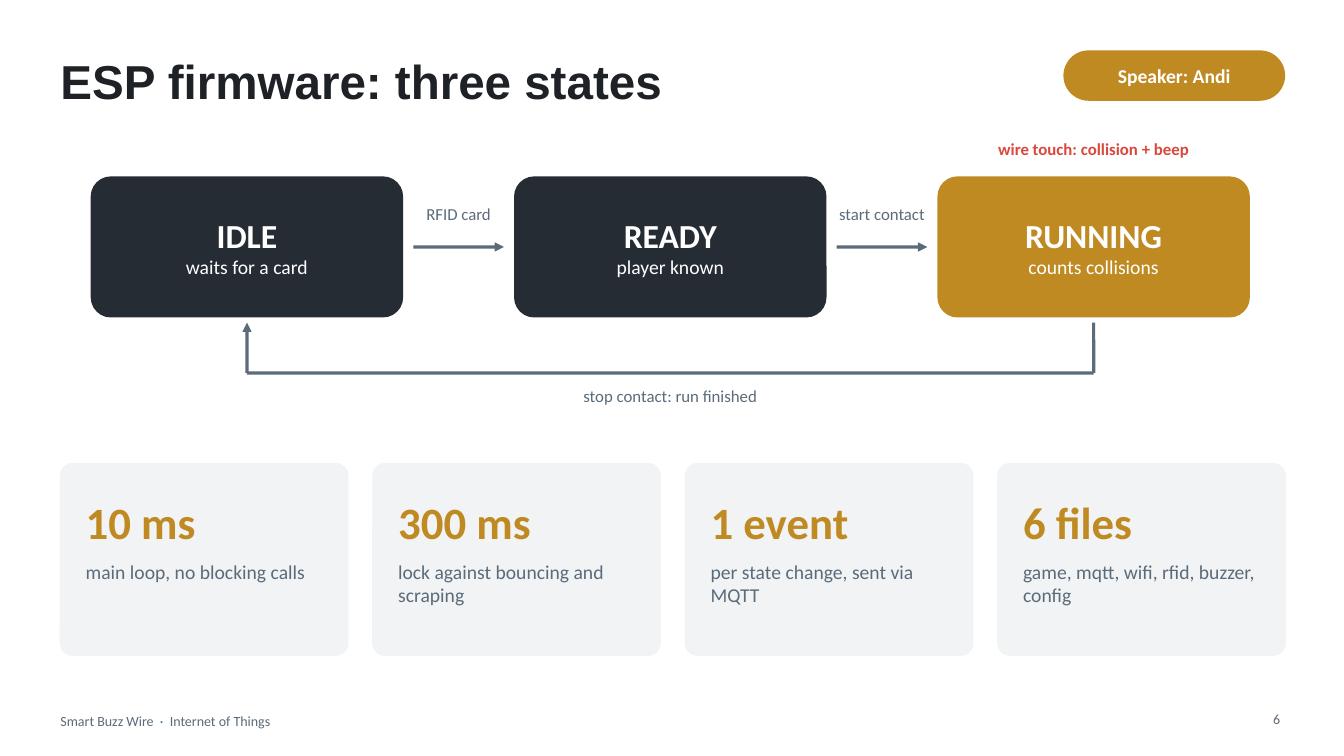
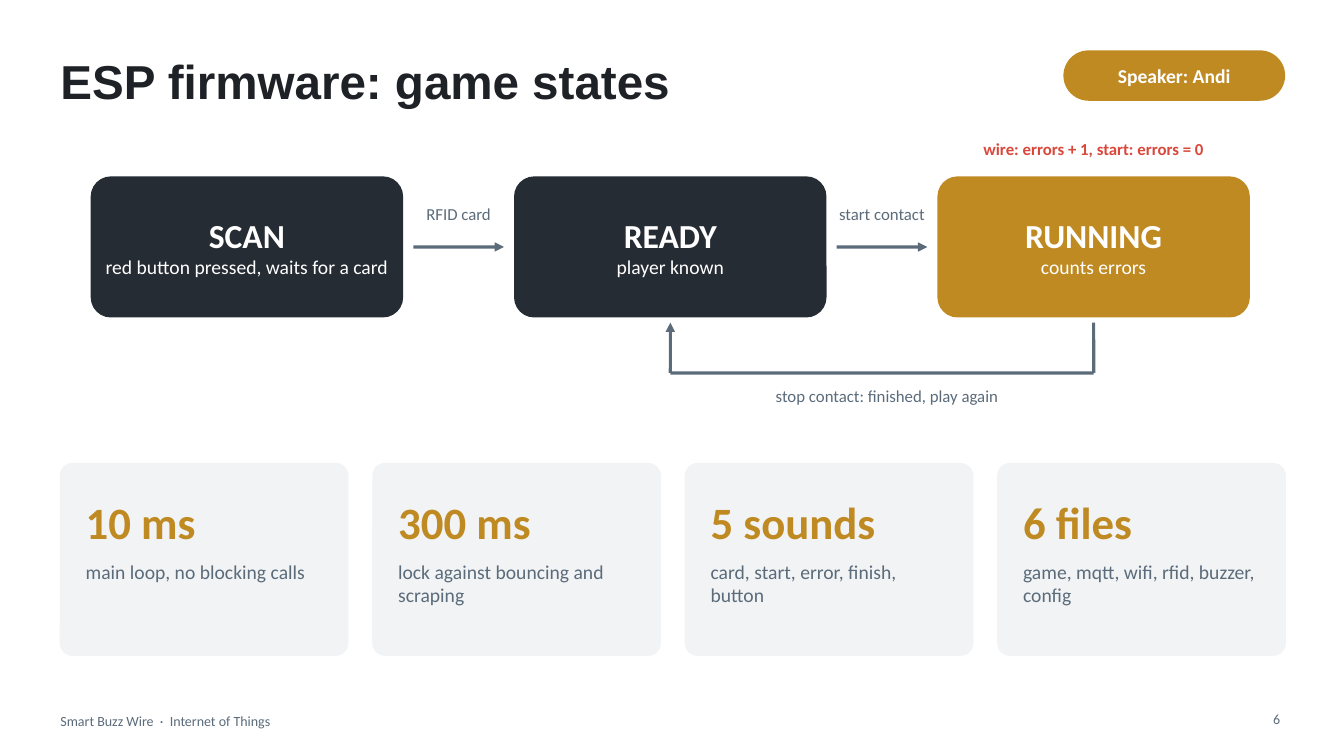
Before and after one commit to NikaV2610/iot-buzz-wire, a slide deck: slide 6 of docs/SmartBuzzWire_Presentation.pptx. Drawn at 1344x756 pixels with LibreOffice and Linux fonts; fonts in the diff are those of the drawing. Boxes give left, top, right and bottom in pixels: in the first picture for what was removed or moved away, otherwise in the second. Text is boxed around its words. In the diff, an @@ line names an element or a change of style, - is before the commit and + after.

```diff
--- a/docs/SmartBuzzWire_Presentation.pptx
+++ b/docs/SmartBuzzWire_Presentation.pptx
@@ title at box(60, 64, 669, 109): text changed @@
-ESP firmware: three states
+ESP firmware: game states
@@ text at box(983, 143, 1203, 157): text changed @@
-wire touch: collision + beep
+wire: errors + 1, start: errors = 0
@@ text in rounded rectangle at box(106, 226, 387, 277): text changed @@
-IDLE
-waits for a card
+SCAN
+red button pressed, waits for a card
@@ text in rounded rectangle at box(1041, 261, 1146, 274): text changed @@
-counts collisions
+counts errors
@@ arrow moved from (247, 373) - (247, 323) to (670, 373) - (670, 323) @@
@@ line moved from (247, 373) - (1094, 373) to (670, 373) - (1094, 373) @@
@@ text at box(776, 390, 998, 405): text changed @@
-stop contact: run finished
+stop contact: finished, play again
@@ text at box(711, 507, 875, 540): text changed @@
-1 event
+5 sounds
@@ text at box(711, 565, 896, 602): text changed @@
-per state change, sent via MQTT
+card, start, error, finish, button
```
Also in this commit, not shown: 9 other slides changed, 41 other files.
